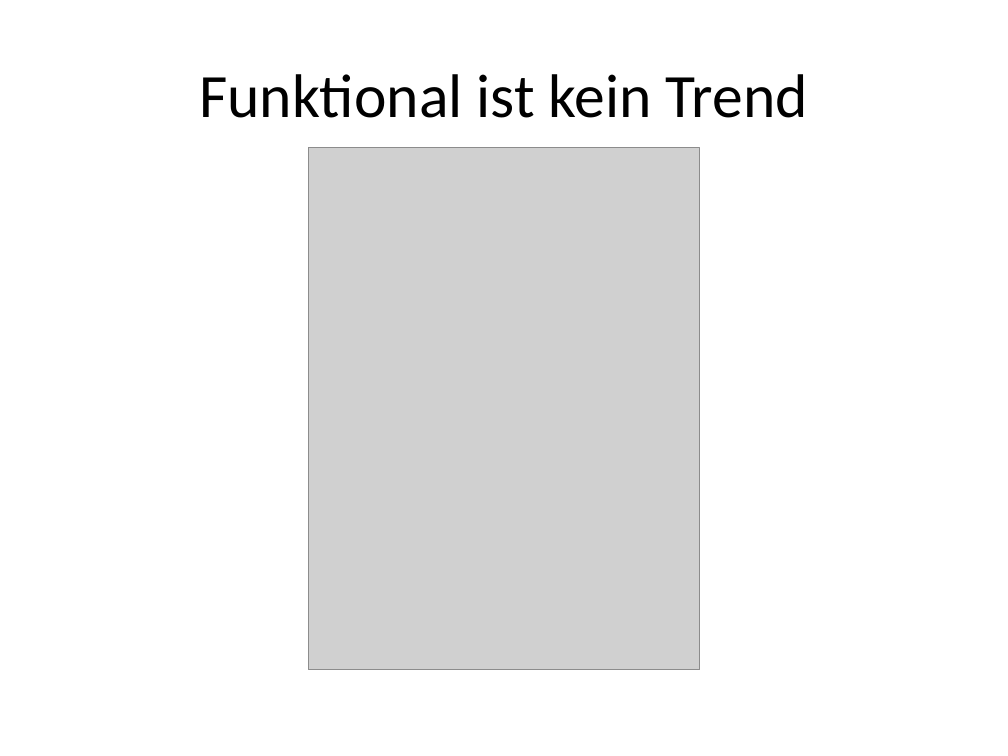
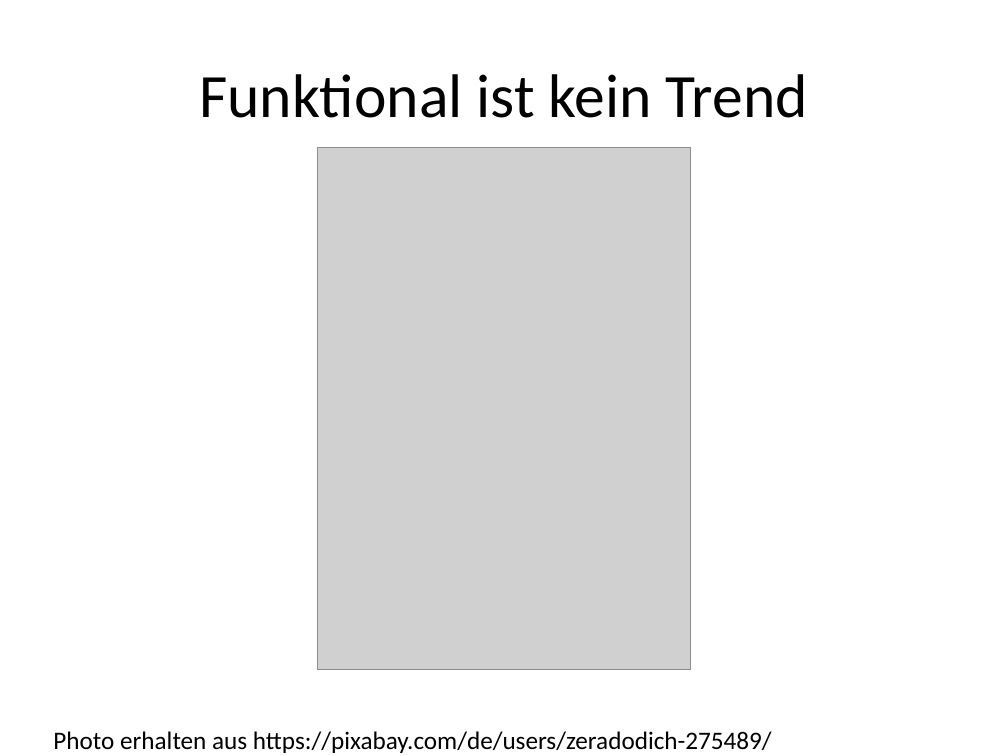
Before and after one commit to ronaldboehm/talks, a slide deck: slide 3 of 20151202/Einführung20151202.pptx. Drawn at 1008x756 pixels with LibreOffice and Linux fonts; fonts in the diff are those of the drawing; grey boxes stand for pictures. Boxes give left, top, right and bottom in pixels: in the first picture for what was removed or moved away, otherwise in the second. Text is boxed around its words. In the diff, an @@ line names an element or a change of style, - is before the commit and + after.

```diff
--- a/20151202/Einführung20151202.pptx
+++ b/20151202/Einführung20151202.pptx
@@ picture: place and size @@
-picture at [308, 148, 700, 670]
+picture at [318, 148, 690, 670]
@@ text added at [53, 731, 772, 753], 18 pt, text #000000 @@
+Photo erhalten aus https://pixabay.com/de/users/zeradodich-275489/
```
Also in this commit, not shown: 4 other slides changed.
